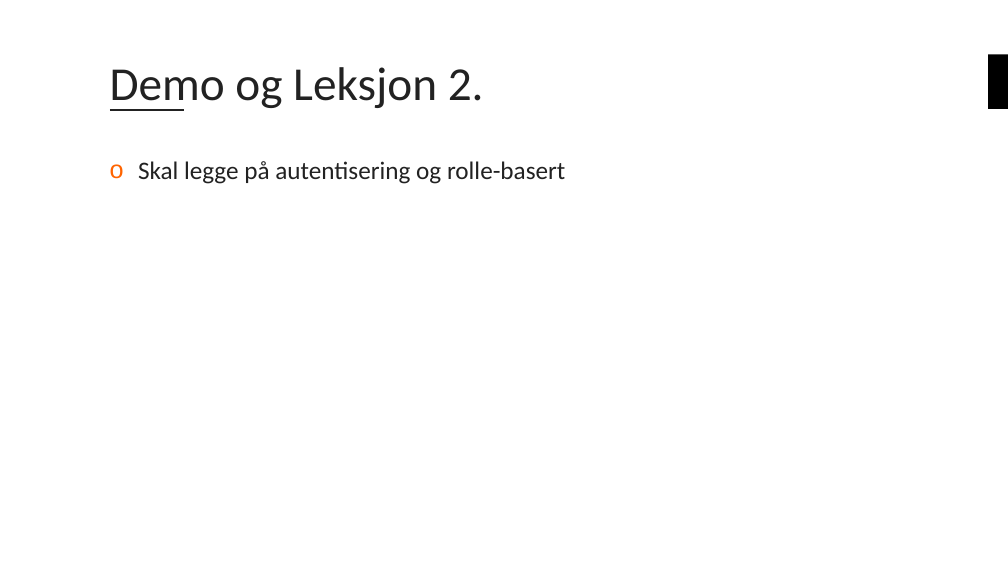
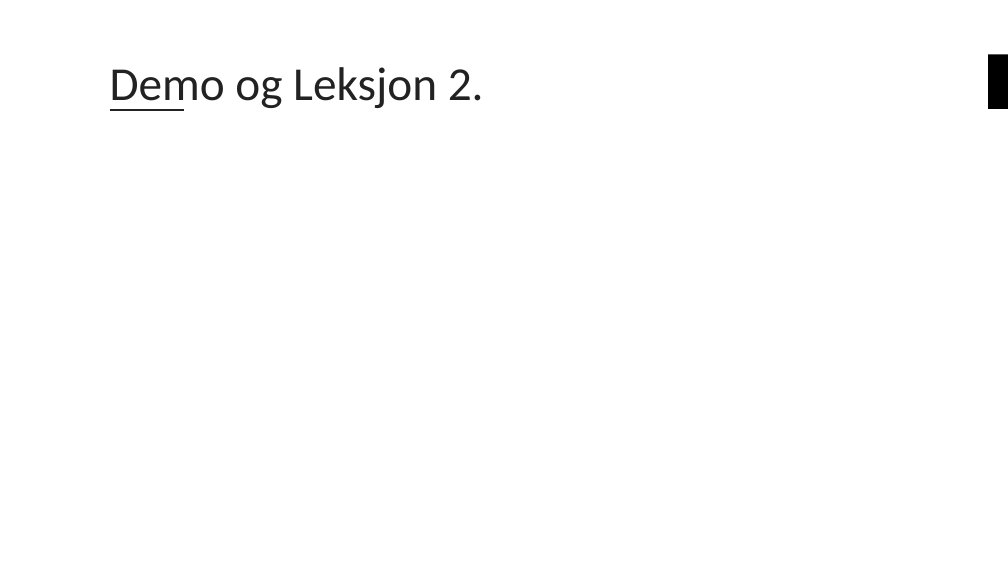
Before and after one commit to bouvet/azure-workshops, a slide deck: slide 15 of Workshop_3/Presentasjon/Azureskolen-Workshop#3.pptx. Drawn at 1008x567 pixels with LibreOffice and Linux fonts; fonts in the diff are those of the drawing; background and template pictures are left out. Boxes give left, top, right and bottom in pixels: in the first picture for what was removed or moved away, otherwise in the second. Text is boxed around its words. In the diff, an @@ line names an element or a change of style, - is before the commit and + after.

```diff
--- a/Workshop_3/Presentasjon/Azureskolen-Workshop#3.pptx
+++ b/Workshop_3/Presentasjon/Azureskolen-Workshop#3.pptx
@@ text removed at (138, 161, 565, 184) @@
-o Skal legge på autentisering og rolle-basert
```
Also in this commit, not shown: 5 other slides changed.
